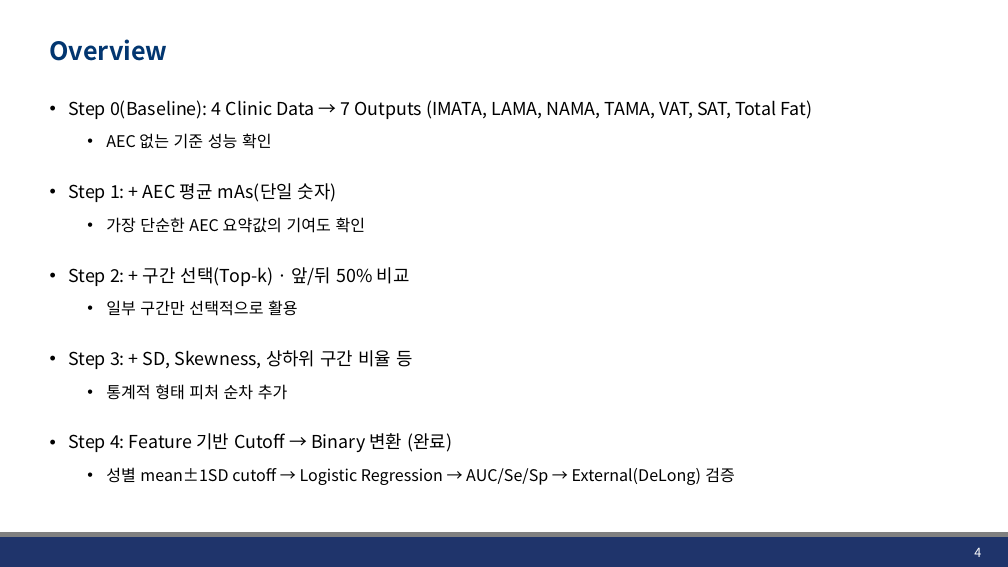
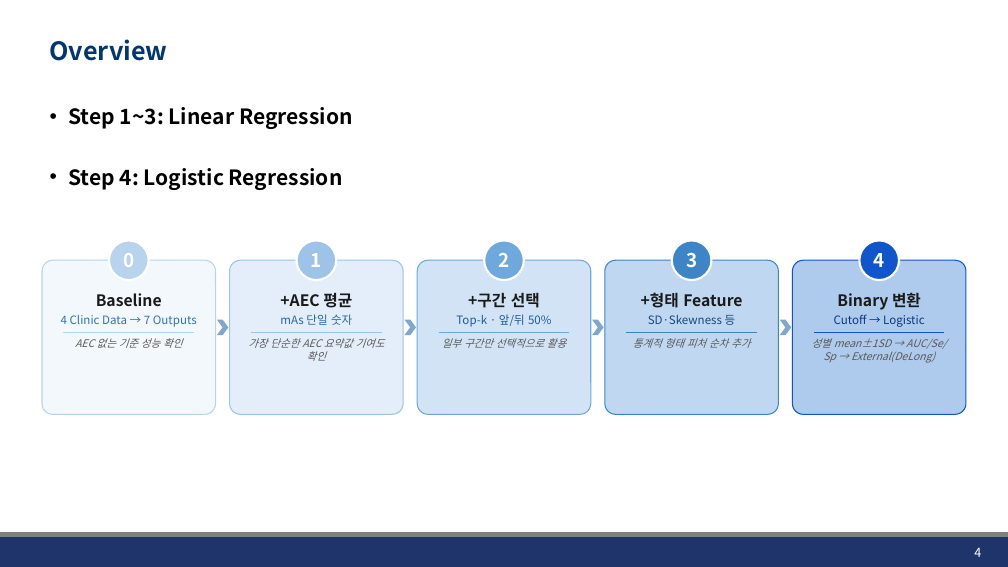
Before and after one commit to JHWannabe/Clinical_Study, a slide deck: slide 4 of docs/260807_Results of multiple Features.pptx. Drawn at 1008x567 pixels with LibreOffice and Linux fonts; fonts in the diff are those of the drawing; background and template pictures are left out. Boxes give left, top, right and bottom in pixels: in the first picture for what was removed or moved away, otherwise in the second. Text is boxed around its words. In the diff, an @@ line names an element or a change of style, - is before the commit and + after.

```diff
--- a/docs/260807_Results of multiple Features.pptx
+++ b/docs/260807_Results of multiple Features.pptx
@@ text at <box>68,107,353,190</box>: text changed; size 17 to 20 pt; bold on @@
-• Step 0(Baseline): 4 Clinic Data → 7 Outputs (IMATA, LAMA, NAMA, TAMA, VAT, SAT, Total Fat)
-  • AEC 없는 기준 성능 확인
-• Step 1: + AEC 평균 mAs(단일 숫자)
-  • 가장 단순한 AEC 요약값의 기여도 확인
-• Step 2: + 구간 선택(Top-k) · 앞/뒤 50% 비교
-  • 일부 구간만 선택적으로 활용
-• Step 3: + SD, Skewness, 상하위 구간 비율 등
-  • 통계적 형태 피처 순차 추가
-• Step 4: Feature 기반 Cutoff → Binary 변환 (완료)
-  • 성별 mean±1SD cutoff → Logistic Regression → AUC/Se/Sp → External(DeLong) 검증
+• Step 1~3: Linear Regression
+• Step 4: Logistic Regression
@@ group added at <box>42,240,966,414</box>: 5 rounded rectangles, 5 lines, 5 ellipses, 4 chevrons @@
+Baseline
+4 Clinic Data → 7 Outputs
+AEC 없는 기준 성능 확인
+0
++AEC 평균
+mAs 단일 숫자
+가장 단순한 AEC 요약값 기여도 확인
+1
++구간 선택
+Top-k · 앞/뒤 50%
+일부 구간만 선택적으로 활용
+2
++형태 Feature
+SD·Skewness 등
+통계적 형태 피처 순차 추가
+3
+Binary 변환
+Cutoff → Logistic
+성별 mean±1SD → AUC/Se/Sp → External(DeLong)
+4
```
Also in this commit, not shown: 10 other slides changed, 1 slide added, 1 slide removed, 29 other files.
